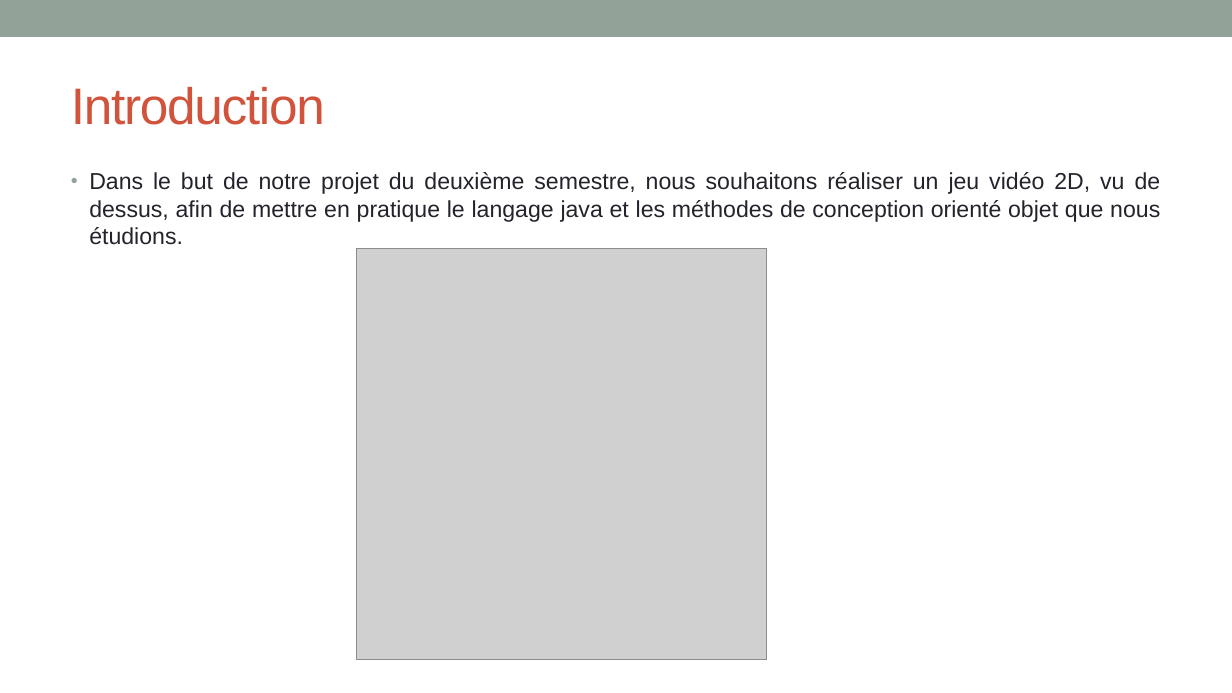
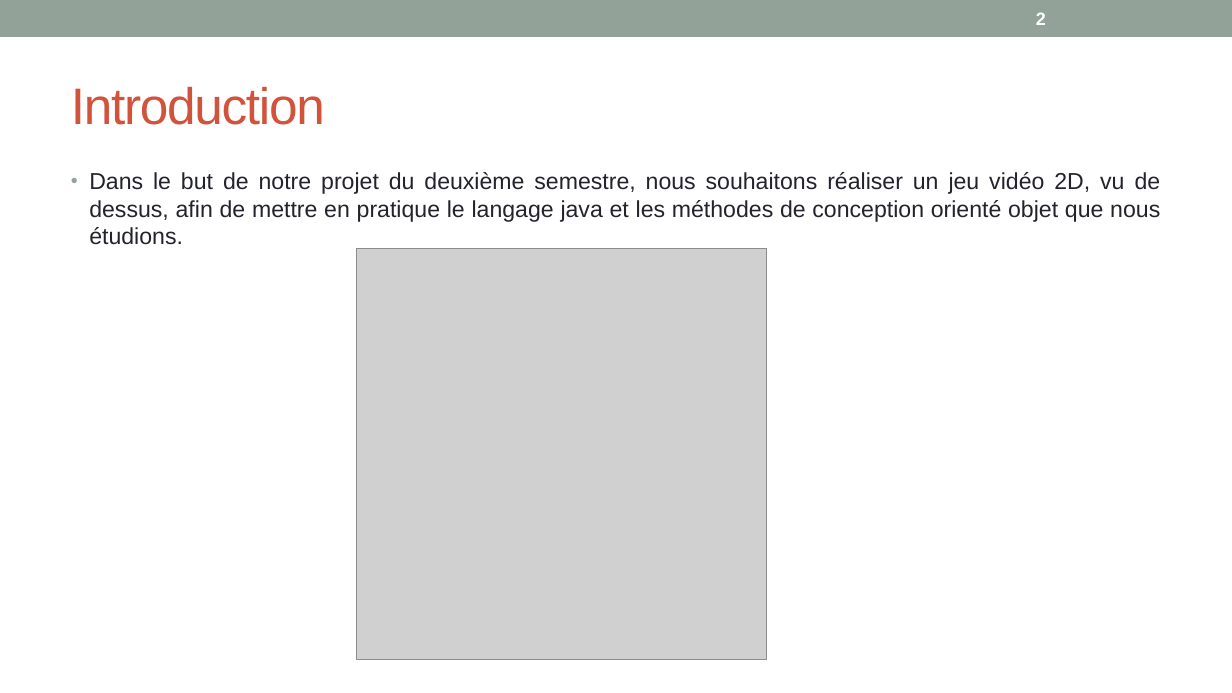
Before and after one commit to antmout/iutvalence-java-projet-2015-groupe11-stealthgameproject, a slide deck: slide 2 of Compte-rendu final/Présentation projet Stealth Game Project GR n°11.pptx. Drawn at 1232x693 pixels with LibreOffice and Linux fonts; fonts in the diff are those of the drawing; grey boxes stand for pictures. Boxes give left, top, right and bottom in pixels: in the first picture for what was removed or moved away, otherwise in the second. Text is boxed around its words. In the diff, an @@ line names an element or a change of style, - is before the commit and + after.

Commit message:
Edit of the PPT

```diff
--- a/Compte-rendu final/Présentation projet Stealth Game Project GR n°11.pptx
+++ b/Compte-rendu final/Présentation projet Stealth Game Project GR n°11.pptx
@@ page number added at (1036, 12, 1046, 25), 14 pt, text #FFFFFF, bold @@
+2
```
Also in this commit, not shown: 5 other slides changed.
